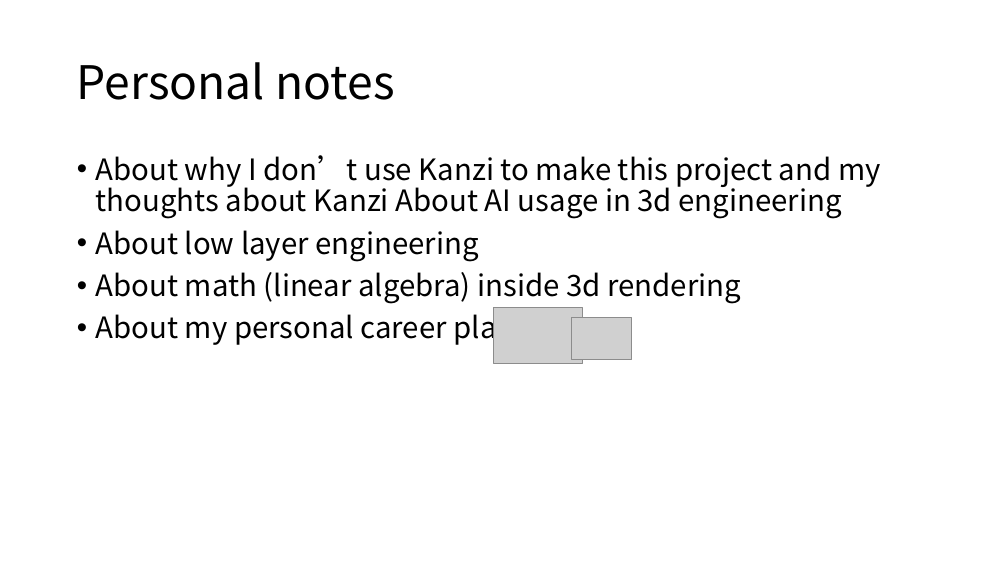
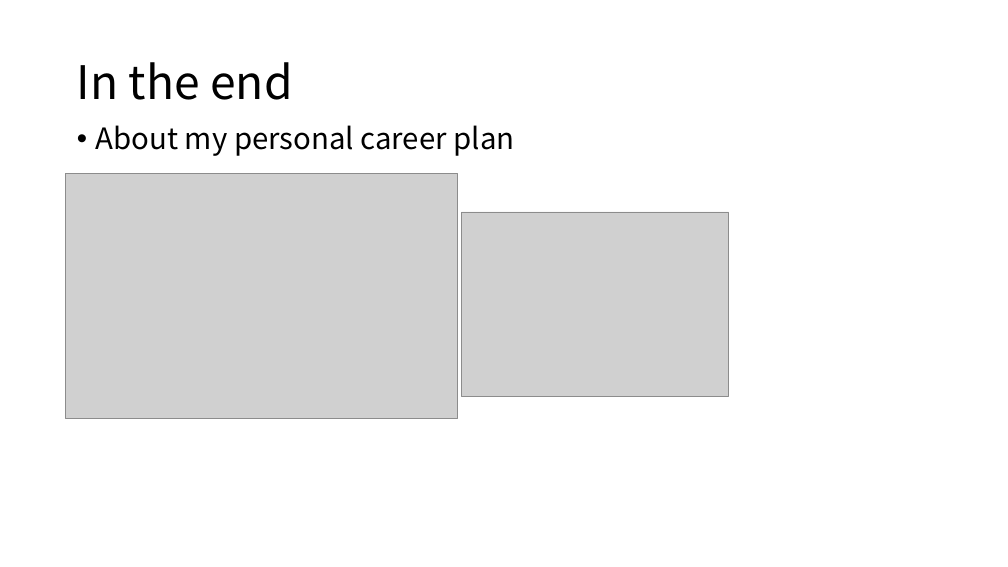
Before and after one commit to boycececil666gmailcom/webgpu-renderer, a slide deck: slide 17 of WebGPU Renderer.pptx (slide 18 before the commit). Drawn at 1008x567 pixels with LibreOffice and Linux fonts; fonts in the diff are those of the drawing; grey boxes stand for pictures. Boxes give left, top, right and bottom in pixels: in the first picture for what was removed or moved away, otherwise in the second. Text is boxed around its words. In the diff, an @@ line names an element or a change of style, - is before the commit and + after.

```diff
--- a/WebGPU Renderer.pptx
+++ b/WebGPU Renderer.pptx
@@ title at <box>77,62,292,100</box>: text changed @@
-Personal notes
+In the end
@@ text "About my personal career plan": place and size @@
-text "About my personal career plan" at <box>96,155,880,347</box>
+text "About my personal career plan" at <box>96,125,515,156</box>
@@ picture: place and size @@
-picture at <box>494,308,582,363</box>
+picture at <box>65,173,457,419</box>
@@ text at <box>96,155,880,304</box>: paragraphs removed @@
-• About why I don’t use Kanzi to make this project and my thoughts about Kanzi About AI usage in 3d engineering
-• About low layer engineering
-• About math (linear algebra) inside 3d rendering
@@ picture: place and size @@
-picture at <box>571,318,631,359</box>
+picture at <box>462,212,729,395</box>
```
Also in this commit, not shown: 1 other slide changed, 4 slides added, 5 slides removed, 10 other files.
